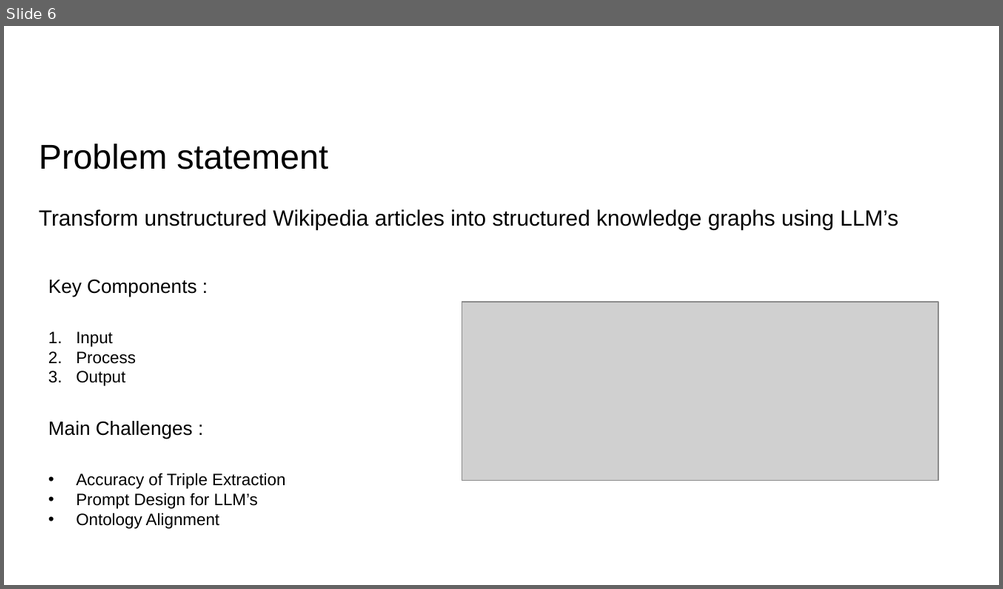
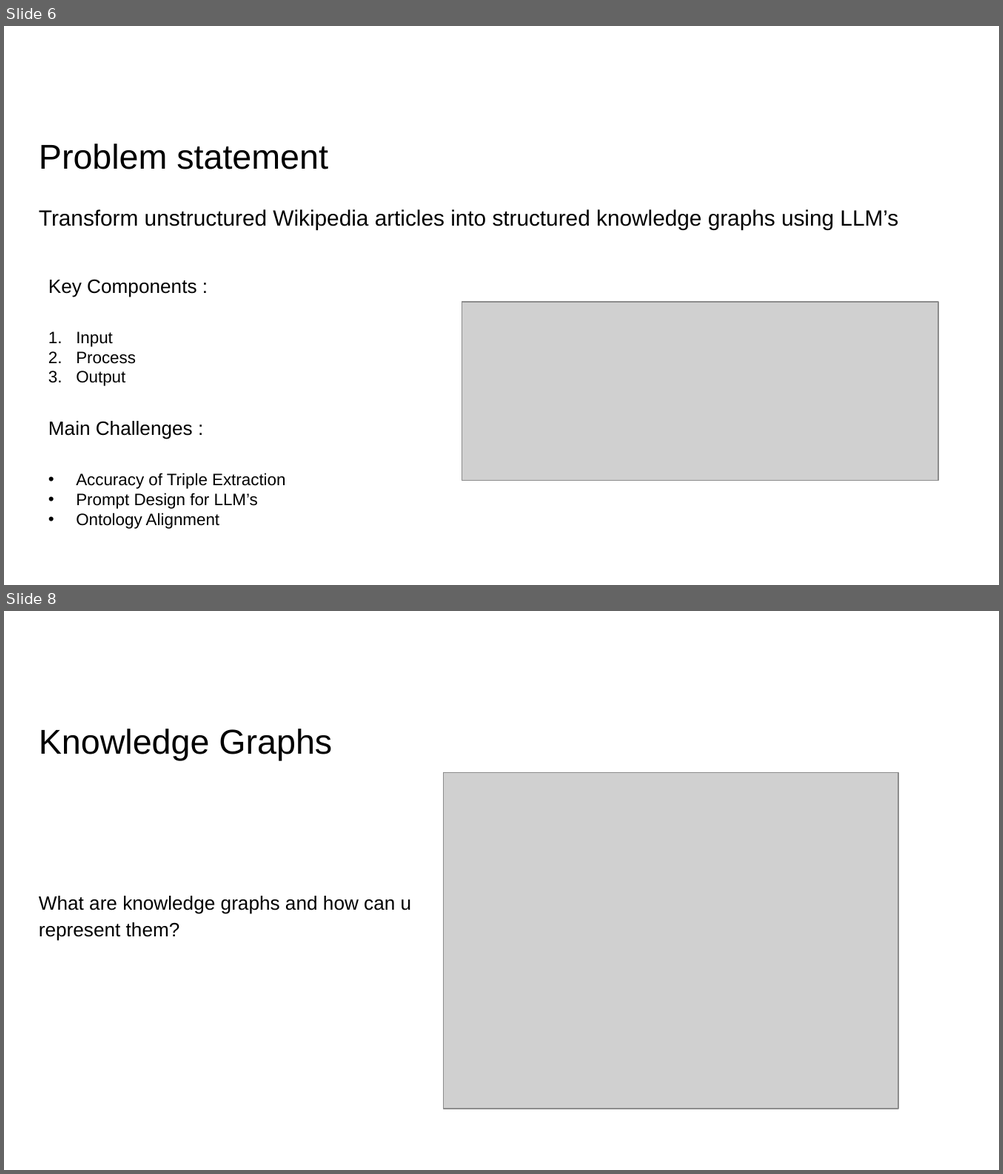
Before and after one commit to abraxas-dev/Knowledge-Graph-Creation-from-Text-with-LLMs, a slide deck: Mini-Project Presentation/mini-presentation.pptx. Shown one above the other, each under a label of ours: slide 6 before the commit, slides 6 and 8 after it; the slides between them are not shown. The pictures are 1003x589 and 1003x1174 pixels, drawn with LibreOffice and Linux fonts; fonts in the diff are those of the drawing; grey boxes stand for pictures; background and template pictures are left out. Boxes give left, top, right and bottom in pixels: in the first picture for what was removed or moved away, otherwise in the second. Text is boxed around its words. In the diff, an @@ line names an element or a change of style, - is before the commit and + after.

```diff
--- a/Mini-Project Presentation/mini-presentation.pptx
+++ b/Mini-Project Presentation/mini-presentation.pptx
@@ slide 8 added at bbox=[4, 611, 999, 1170], background #FFFFFF @@
@@ title added at bbox=[39, 729, 332, 760], 25 pt, text #000000 @@
+Knowledge Graphs
@@ picture added at bbox=[444, 772, 898, 1109] @@
@@ text added at bbox=[39, 896, 412, 941], 14 pt, text #000000 @@
+What are knowledge graphs and how can u represent them?
```
Also in this commit, not shown: 1 slide changed, 5 other slides added.
